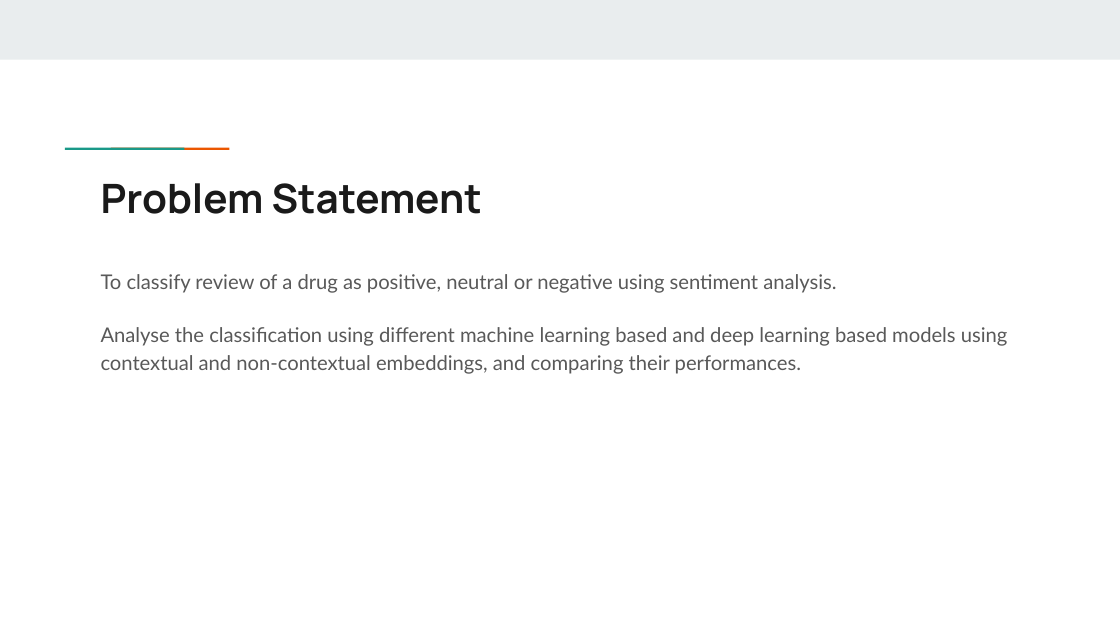
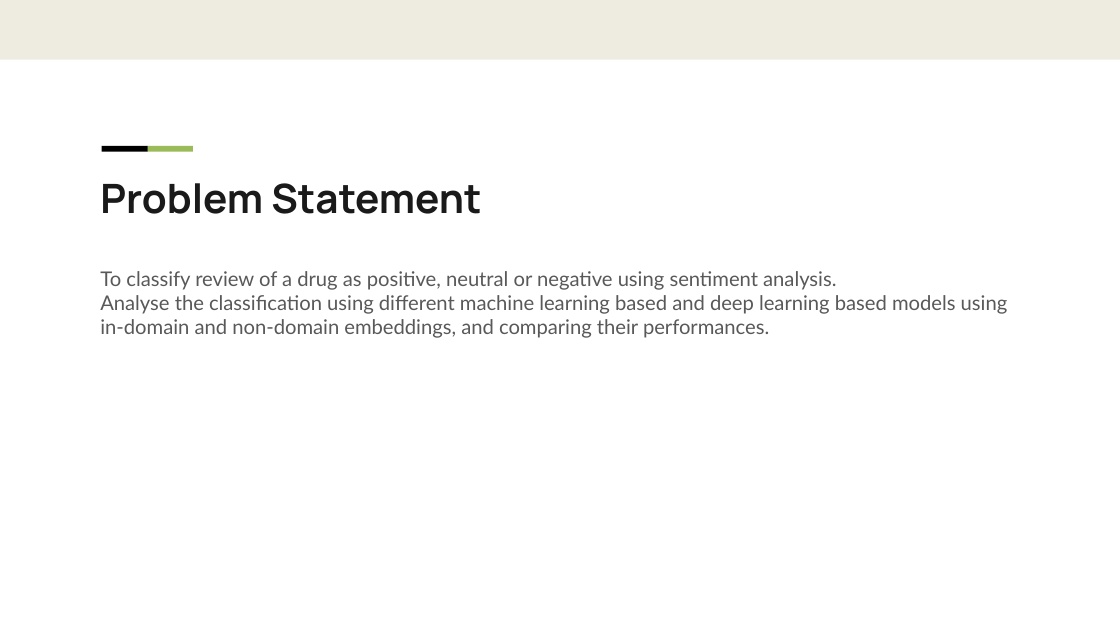
Before and after one commit to NLP-Term-Project/Sentiment-Analysis-of-Drug-reviews, a slide deck: slide 2 of NLP Project presentation.pptx. Drawn at 1120x630 pixels with LibreOffice and Linux fonts; fonts in the diff are those of the drawing. Boxes give left, top, right and bottom in pixels: in the first picture for what was removed or moved away, otherwise in the second. Text is boxed around its words. In the diff, an @@ line names an element or a change of style, - is before the commit and + after.

```diff
--- a/NLP Project presentation.pptx
+++ b/NLP Project presentation.pptx
@@ rectangle at bbox=[102, 146, 148, 151]: fill #1A9988 to #000000 @@
@@ rectangle at bbox=[147, 146, 193, 151]: fill #EB5600 to #9BBB59 @@
@@ text at bbox=[100, 295, 1008, 338]: text changed @@
-Analyse the classification using different machine learning based and deep learning based models using contextual and non-contextual embeddings, and comparing their performances.
+Analyse the classification using different machine learning based and deep learning based models using in-domain and non-domain embeddings, and comparing their performances.
@@ text at bbox=[100, 271, 836, 290]: line spacing 1.15 to 1 @@
```
Also in this commit, not shown: 26 other slides changed.
